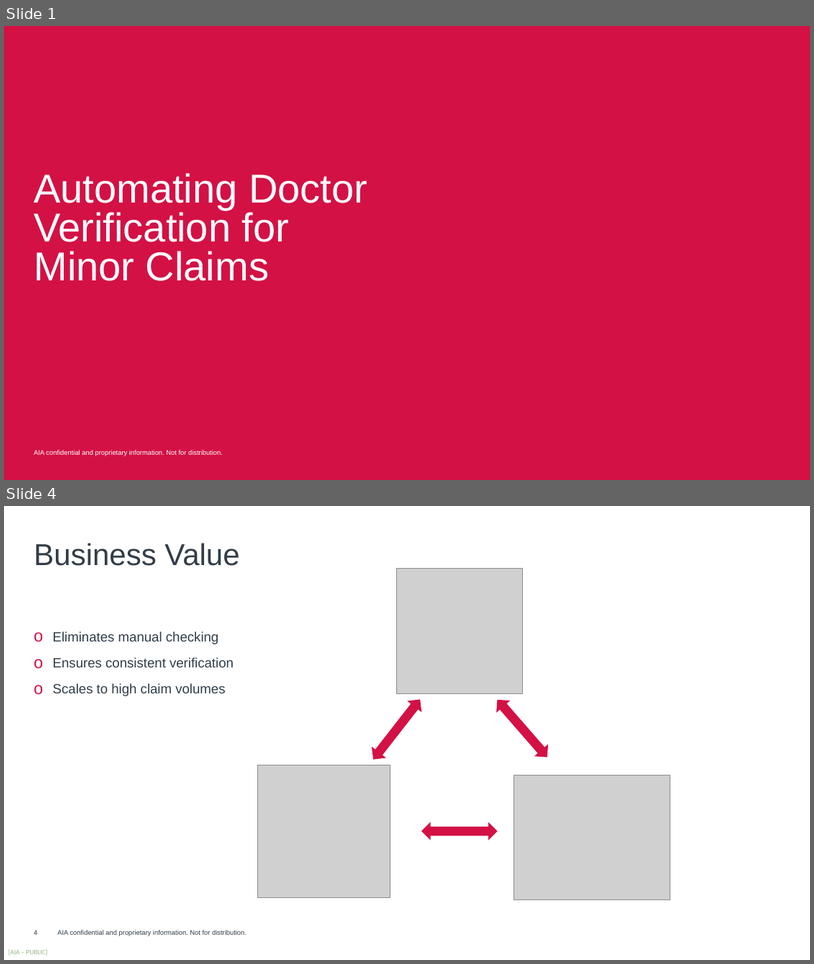
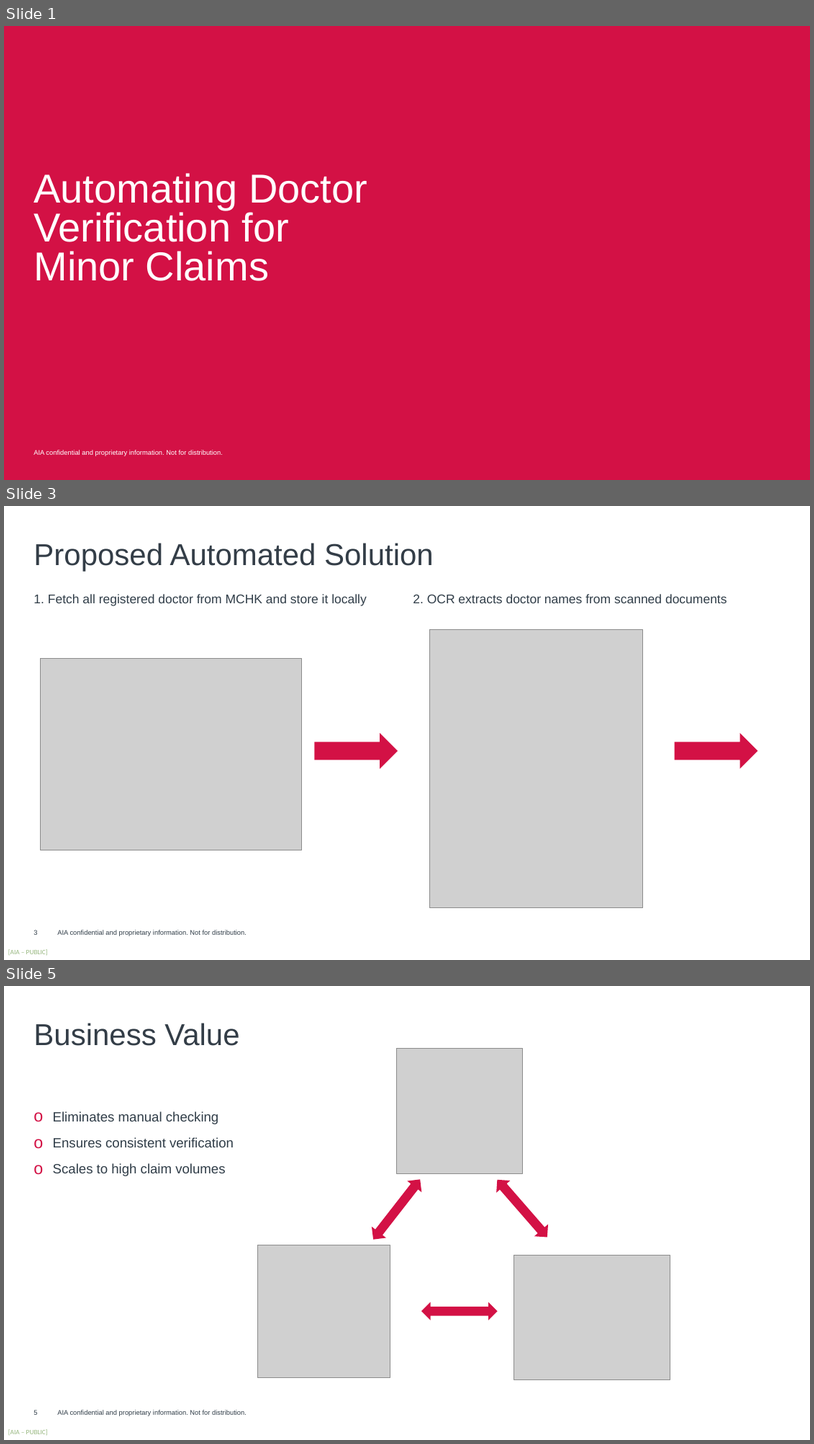
Before and after one commit to harrysokool/AIA-work, a slide deck: powerpoint/automate_doctor_checking-draft.pptx. Shown one above the other, each under a label of ours: slides 1 and 4 before the commit, slides 1, 3 and 5 after it; the slides between them are not shown. The pictures are 814x964 and 814x1444 pixels, drawn with LibreOffice and Linux fonts; fonts in the diff are those of the drawing; grey boxes stand for pictures; background and template pictures are left out. Boxes give left, top, right and bottom in pixels: in the first picture for what was removed or moved away, otherwise in the second. Text is boxed around its words. In the diff, an @@ line names an element or a change of style, - is before the commit and + after.

```diff
--- a/powerpoint/automate_doctor_checking-draft.pptx
+++ b/powerpoint/automate_doctor_checking-draft.pptx
@@ slide 3 added at (4, 506, 810, 960), background #FFFFFF; not listed: 2 template elements that a slide beside it also shows @@
@@ text added at (34, 543, 434, 572), 36 pt, text #333D47 @@
+Proposed Automated Solution
@@ text added at (34, 594, 367, 606), 15 pt, text #303D48 @@
+1. Fetch all registered doctor from MCHK and store it locally
@@ text added at (413, 594, 728, 603), 15 pt, text #303D48 @@
+2. OCR extracts doctor names from scanned documents
@@ picture added at (430, 629, 643, 908) @@
@@ picture added at (41, 659, 302, 850) @@
@@ right arrow added at (315, 733, 399, 769), fill #D31145 @@
@@ right arrow added at (675, 733, 759, 769), fill #D31145 @@
@@ page number added at (34, 929, 37, 934), 8 pt, text #303D48 @@
+3
@@ what was slide 4 is now slide 5 @@
@@ page number at (34, 1409, 37, 1414): text changed @@
-4
+5
```
Also in this commit, not shown: 3 slides changed, 1 other file.
